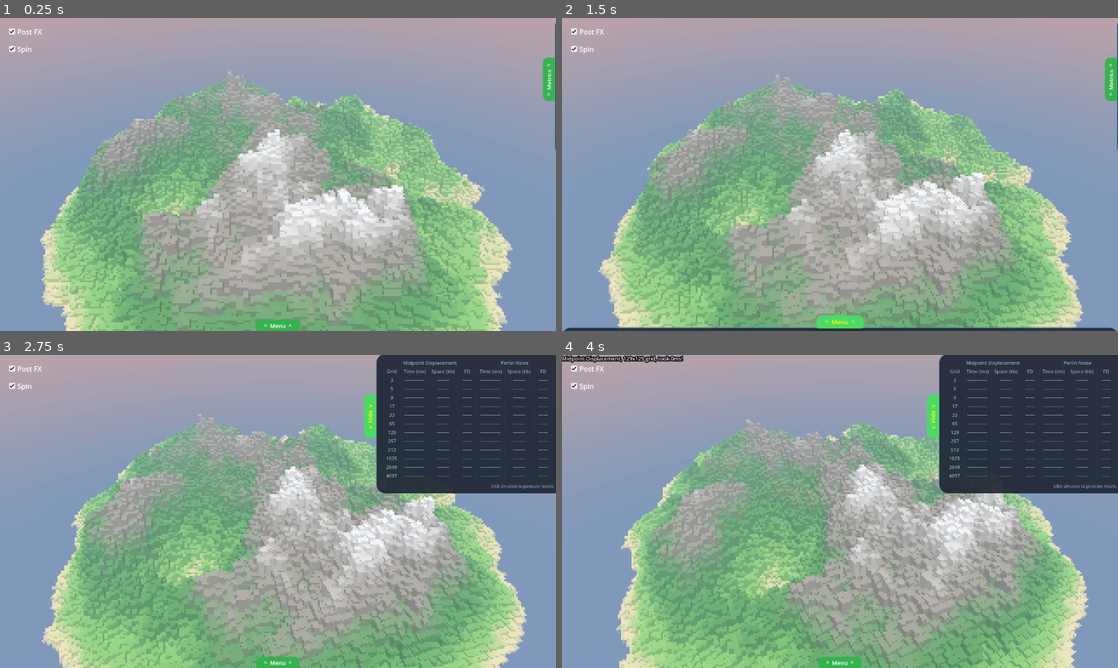
Above: before the commit, frames 1-4 (two rows, left to right).
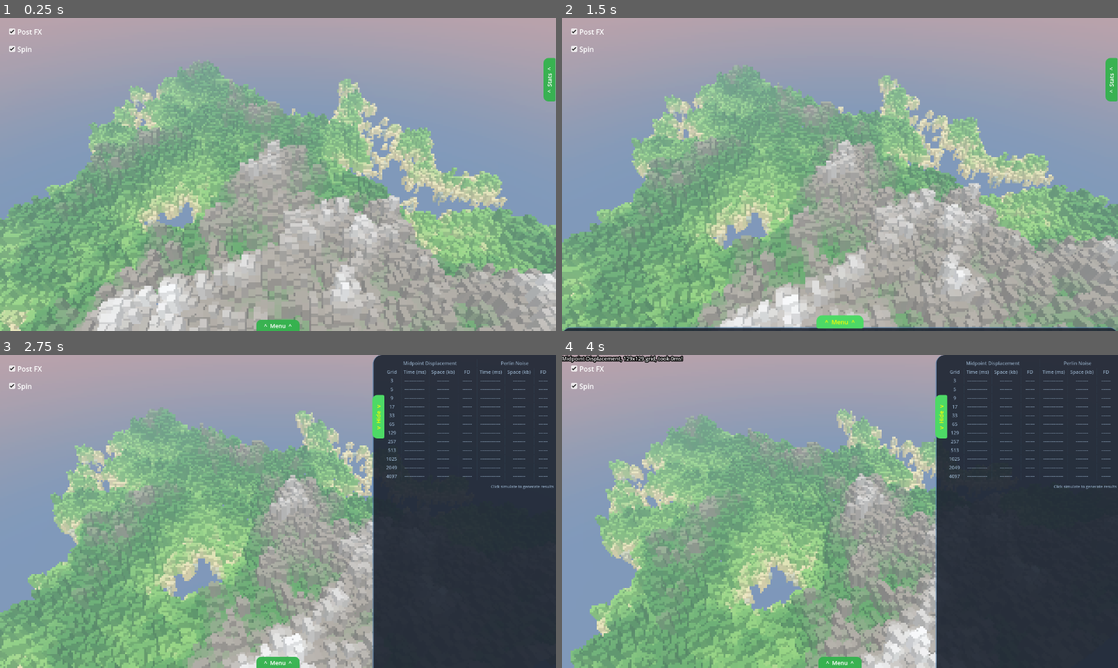
Above: after the commit, the same moments.

Repository: rafipy/GODOT-3D-Terrain-Generation
Game: Godot game, scene res://scenes/world.tscn
The game is run twice, just before and just after one commit, with the same random seed, the same clock (stepped at 60 frames per second) and the same inputs.
Inputs (mouse positions are in pixels of both pictures, inside the frame that each line leads up to):
- Up to frame 1 (0.25 s): no input
- Up to frame 2 (1.5 s): click "^ Menu ^" at 0.5 s; click "v Hide v" at 1.25 s
- Up to frame 3 (2.75 s): click (550, 417) at 2 s, where only the run before the commit has a clickable "^ Metrics ^"
- Up to frame 4 (4 s): tap Enter at 2.75 s; move the mouse to (962, 495) at 2.77 s; tap Q at 2.85 s; click (962, 495) at 2.92 s; tap Space at 3.02 s; tap E at 3.05 s; click (1112, 417) at 3.5 s, where only the run after the commit has a clickable "^ Stats ^"

The runs differ from the first frame. In frame 1, 44% of the frame differs, in the area x 0-100%, y 1-100%; in frame 2, 43%; in frame 3, 48%, in the area x 0-100%, y 0-100%; in frame 4, 47%.

Commit message:
fix: updated island mask and also changed the ui just a bit.

Diff:
--- a/scripts/terrain/terrain_controller.gd
+++ b/scripts/terrain/terrain_controller.gd
@@ -41,27 +41,10 @@
 			_generator.roughness = value
 			generate_terrain()
 
-@export_group("Island Mask")
-@export_range(0.0, 1.0, 0.01) var island_inner_radius: float = 0.4:
-	set(value):
-		island_inner_radius = value
-		GameSettings.island_inner_radius = value
-		if is_node_ready() and _island_mask:
-			_island_mask.inner_radius = value
-			generate_terrain()
-
-@export_range(0.0, 1.0, 0.01) var island_outer_radius: float = 0.85:
-	set(value):
-		island_outer_radius = value
-		GameSettings.island_outer_radius = value
-		if is_node_ready() and _island_mask:
-			_island_mask.outer_radius = value
-			generate_terrain()
 
 @onready var mesh_instance: MeshInstance3D = $MeshInstance3D
 
 var _generator: BaseTerrainGenerator
-var _island_mask: IslandMask
 var _smooth_mesh_builder: TerrainMeshBuilder
 var _block_mesh_builder: BlockMeshBuilder
 var _current_heightmap: PackedFloat32Array
@@ -86,7 +69,6 @@
 func _on_settings_changed() -> void:
 	set_algorithm()
 
-	# Always generate data in background, but only update mesh if auto_refresh is on
 	generate_terrain(GameSettings.auto_refresh)
 
 
@@ -94,9 +76,6 @@
 	_generator = MidpointDisplacement.new()
 	_generator.roughness = GameSettings.md_roughness
 
-	_island_mask = IslandMask.new()
-	_island_mask.inner_radius = GameSettings.island_inner_radius
-	_island_mask.outer_radius = GameSettings.island_outer_radius
 
 	_smooth_mesh_builder = TerrainMeshBuilder.new()
 	_smooth_mesh_builder.height_scale = GameSettings.height_scale
@@ -106,7 +85,6 @@
 	_block_mesh_builder.height_scale = GameSettings.height_scale
 	_block_mesh_builder.terrain_scale = GameSettings.terrain_scale
 
-	# Create MeshInstance if not present
 	if not mesh_instance:
 		mesh_instance = MeshInstance3D.new()
 		mesh_instance.name = "MeshInstance3D"
@@ -118,29 +96,20 @@
 	var current_grid_size := GameSettings.get_grid_size()
 	var seed_value := GameSettings.terrain_seed
 
-	# Update generator settings
 	if _generator is MidpointDisplacement:
 		_generator.roughness = GameSettings.md_roughness
 
-	# Generate base heightmap
 	var start_time := Time.get_ticks_msec()
 	var raw_heightmap := _generator.generate(current_grid_size, seed_value)
 
-	# Apply island mask ONLY to Midpoint Displacement
-	var generated_heightmap: PackedFloat32Array
-	if _generator is MidpointDisplacement:
-		generated_heightmap = _island_mask.apply(raw_heightmap, current_grid_size)
-	else:
-		generated_heightmap = raw_heightmap
+	var generated_heightmap: PackedFloat32Array = raw_heightmap
 
 	var elapsed := Time.get_ticks_msec() - start_time
 
 	if update_mesh:
-		# Apply immediately to mesh
 		_current_heightmap = generated_heightmap
 		_apply_heightmap_to_mesh(current_grid_size, elapsed)
 	else:
-		# Store for later application
 		_pending_heightmap = generated_heightmap
 		_pending_grid_size = current_grid_size
 		if !GameSettings.simulating:
--- a/scripts/ui/metrics.gd
+++ b/scripts/ui/metrics.gd
@@ -99,16 +99,13 @@
 var _shown_x: float = 0.0
 var animation_speed: float = 6.0
 
+
 func _ready() -> void:
-	_shown_x = 843
-	_hidden_x = panel.size.x + 813
-
-	_is_visible = false
-	_target_x = _hidden_x
-	panel.position.x = _hidden_x
-
 	if toggle_btn:
 		toggle_btn.pressed.connect(_on_toggle)
+
+	get_tree().root.size_changed.connect(_on_viewport_resize)
+	call_deferred("_deferred_ready")
 
 	midpoint_time_labels = [
 		midpoint_time_label1, midpoint_time_label2, midpoint_time_label3,
@@ -154,12 +151,19 @@
 
 func _on_toggle():
 	_is_visible = not _is_visible
+	_apply_visibility_state()
+
+func _apply_visibility_state() -> void:
 	if _is_visible:
 		_target_x = _shown_x
 		toggle_btn.text = "v  Hide  v"
+		$TheGrid.visible = true
+		$Background.visible = true
 	else:
 		_target_x = _hidden_x
-		toggle_btn.text = "^  Menu  ^"
+		toggle_btn.text = "^  Stats  ^"
+		$TheGrid.visible = false
+		$Background.visible = false
 
 func _process(delta: float) -> void:
 	# Smooth panel slide with easing
@@ -170,7 +174,6 @@
 	else:
 		panel.position.x = _target_x
 
-
 func update_metrics(
 	midpoint_times: Array, perlin_times: Array,
 	midpoint_spaces: Array, perlin_spaces: Array,
@@ -185,3 +188,29 @@
 
 		midpoint_fd_labels[i].text = midpoint_fds[i]
 		perlin_fd_labels[i].text = perlin_fds[i]
+
+func _on_viewport_resize() -> void:
+	_recalculate_positions()
+
+func _deferred_ready() -> void:
+	_recalculate_positions()
+	panel.position.x = _hidden_x
+	_is_visible = false
+	_apply_visibility_state()
+
+func _recalculate_positions() -> void:
+	var viewport_width = get_viewport().get_visible_rect().size.x
+	var panel_width = panel.size.x
+
+	# Like the main menu: when hidden, leave only the toggle handle visible.
+	# Toggle button is rotated, so use its *height* as the visible thickness.
+	var handle_thickness := toggle_btn.size.y if toggle_btn else 28.0
+
+	# When shown, dock flush to the right but keep the handle thickness outside,
+	# so the visible edge aligns (avoids the "poking out" look).
+	_shown_x = viewport_width - panel_width + handle_thickness
+
+	# When hidden, keep only the handle visible.
+	_hidden_x = viewport_width - handle_thickness
+
+	_apply_visibility_state()
--- a/scripts/ui/ui_controller.gd
+++ b/scripts/ui/ui_controller.gd
@@ -190,50 +190,64 @@
 func _change_grid_size(direction: int) -> void:
 	GameSettings.terrain_power += direction
 
-func _simulate():
-	var terrainNode:TerrainController = get_parent().get_parent().get_node("SubViewportContainer").get_node("SubViewport").get_node("Terrain")
-	var temp: bool = GameSettings.auto_refresh
+func _simulate() -> void:
+	var terrain_node: TerrainController = get_parent().get_parent().get_node("SubViewportContainer").get_node("SubViewport").get_node("Terrain")
+	var metric_node: Metrics = get_parent().get_node("MetricController")
+
+	var saved_auto_refresh := GameSettings.auto_refresh
+	var saved_terrain_power := GameSettings.terrain_power
+	var saved_algorithm := GameSettings.current_algorithm
+
 	GameSettings.simulating = true
 	GameSettings.auto_refresh = false
-	var metricNode:Metrics = get_parent().get_node("MetricController")
-	GameSettings.current_algorithm = GameSettings.Algorithm.MIDPOINT_DISPLACEMENT
-	var midpoint_times:Array[int] = []
+
+	var midpoint_times: Array[int] = []
 	var midpoint_spaces: Array[String] = []
-	var midpoint_fds: Array[String]=[]
+	var midpoint_fds: Array[String] = []
+
+	var perlin_times: Array[int] = []
+	var perlin_spaces: Array[String] = []
+	var perlin_fds: Array[String] = []
+
 	for i in range(1, 13):
-		var start_time = Time.get_ticks_msec()
-		var start_mem = OS.get_static_memory_usage()
 		GameSettings.terrain_power = i
-		var end_time = Time.get_ticks_msec()
-		var end_mem = OS.get_static_memory_usage()
-		midpoint_times.append(end_time - start_time)
-		var space_kb = (end_mem - start_mem) / 1024.0
-		midpoint_spaces.append("%.1f" % space_kb)
-		midpoint_fds.append("%.2f" % terrainNode.calculate_fractal_dimension())
-		#print("Setting terrain_power to ", i, " took ", end_time - start_time, " ms")
-	GameSettings.current_algorithm = GameSettings.Algorithm.PERLIN_NOISE
-	var perlin_times:Array[int] = []
-	var perlin_spaces: Array[String] = []
-	var perlin_fds: Array[String]=[]
-	for i in range(1,13):
-		var start_time = Time.get_ticks_msec()
-		var start_mem = OS.get_static_memory_usage()
-		GameSettings.terrain_power = i
-		var end_time = Time.get_ticks_msec()
-		var end_mem = OS.get_static_memory_usage()
-		perlin_times.append(end_time - start_time)
-		var space_kb = (end_mem - start_mem) / 1024.0
-		perlin_spaces.append("%.1f" % space_kb)
-		perlin_fds.append("%.2f" % terrainNode.calculate_fractal_dimension())
-
-	metricNode.update_metrics(
-		midpoint_times,perlin_times,
-		midpoint_spaces,perlin_spaces,
-		midpoint_fds,perlin_fds
+
+		GameSettings.current_algorithm = GameSettings.Algorithm.MIDPOINT_DISPLACEMENT
+		await get_tree().process_frame
+		GameSettings.settings_changed.emit()
+		await get_tree().process_frame
+		var start_mem := OS.get_static_memory_usage()
+		var start_time := Time.get_ticks_msec()
+		terrain_node.generate_terrain(false)
+		var end_time := Time.get_ticks_msec()
+		var end_mem := OS.get_static_memory_usage()
+		midpoint_times.append(int(end_time - start_time))
+		midpoint_spaces.append("%.1f" % ((end_mem - start_mem) / 1024.0))
+		midpoint_fds.append("%.2f" % terrain_node.calculate_fractal_dimension())
+
+		GameSettings.current_algorithm = GameSettings.Algorithm.PERLIN_NOISE
+		await get_tree().process_frame
+		GameSettings.settings_changed.emit()
+		await get_tree().process_frame
+		start_mem = OS.get_static_memory_usage()
+		start_time = Time.get_ticks_msec()
+		terrain_node.generate_terrain(false)
+		end_time = Time.get_ticks_msec()
+		end_mem = OS.get_static_memory_usage()
+		perlin_times.append(int(end_time - start_time))
+		perlin_spaces.append("%.1f" % ((end_mem - start_mem) / 1024.0))
+		perlin_fds.append("%.2f" % terrain_node.calculate_fractal_dimension())
+
+	metric_node.update_metrics(
+		midpoint_times, perlin_times,
+		midpoint_spaces, perlin_spaces,
+		midpoint_fds, perlin_fds
 	)
-	GameSettings.terrain_power = 7
+
+	GameSettings.auto_refresh = saved_auto_refresh
+	GameSettings.terrain_power = saved_terrain_power
+	GameSettings.current_algorithm = saved_algorithm
 	GameSettings.simulating = false
-	GameSettings.auto_refresh = temp
 
 func _refresh():
 	"""Apply pending terrain data to mesh"""
--- a/ui/metric.tscn
+++ b/ui/metric.tscn
@@ -33,14 +33,15 @@
 
 [node name="Metrics" type="Control"]
 layout_mode = 3
-anchors_preset = 15
+anchors_preset = 11
+anchor_left = 1.0
 anchor_right = 1.0
 anchor_bottom = 1.0
-offset_left = 837.0
-offset_top = -1.0
-offset_right = -1.0
-offset_bottom = -393.0
-grow_horizontal = 2
+offset_left = -450.0
+offset_top = 0.0
+offset_right = 0.0
+offset_bottom = 267.0
+grow_horizontal = 0
 grow_vertical = 2
 
 [node name="Background" type="PanelContainer" parent="."]
@@ -48,12 +49,13 @@
 anchors_preset = 15
 anchor_right = 1.0
 anchor_bottom = 1.0
-offset_left = 22.0
-offset_top = -1.0
-offset_bottom = -9.0
+offset_left = 0.0
+offset_top = 0.0
+offset_bottom = 0.0
 grow_horizontal = 2
 grow_vertical = 2
 theme_override_styles/panel = SubResource("StyleBoxFlat_h03w5")
+visible = false
 
 [node name="ToggleButton" type="Button" parent="."]
 layout_mode = 1
@@ -77,11 +79,12 @@
 
 [node name="TheGrid" type="GridContainer" parent="."]
 layout_mode = 0
-offset_left = 45.0
+offset_left = 30.0
 offset_top = 11.0
-offset_right = 440.0
+offset_right = 425.0
 offset_bottom = 267.0
 columns = 3
+hidden_behavior = 1
 
 [node name="MidPoint" type="Label" parent="TheGrid"]
 layout_mode = 2
Not shown, changed: .gitignore
